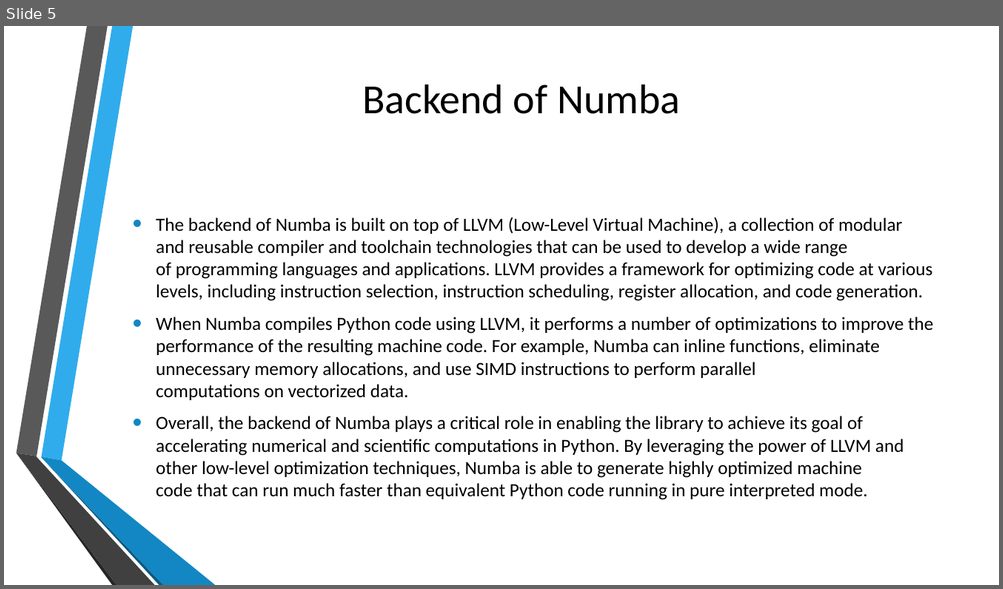
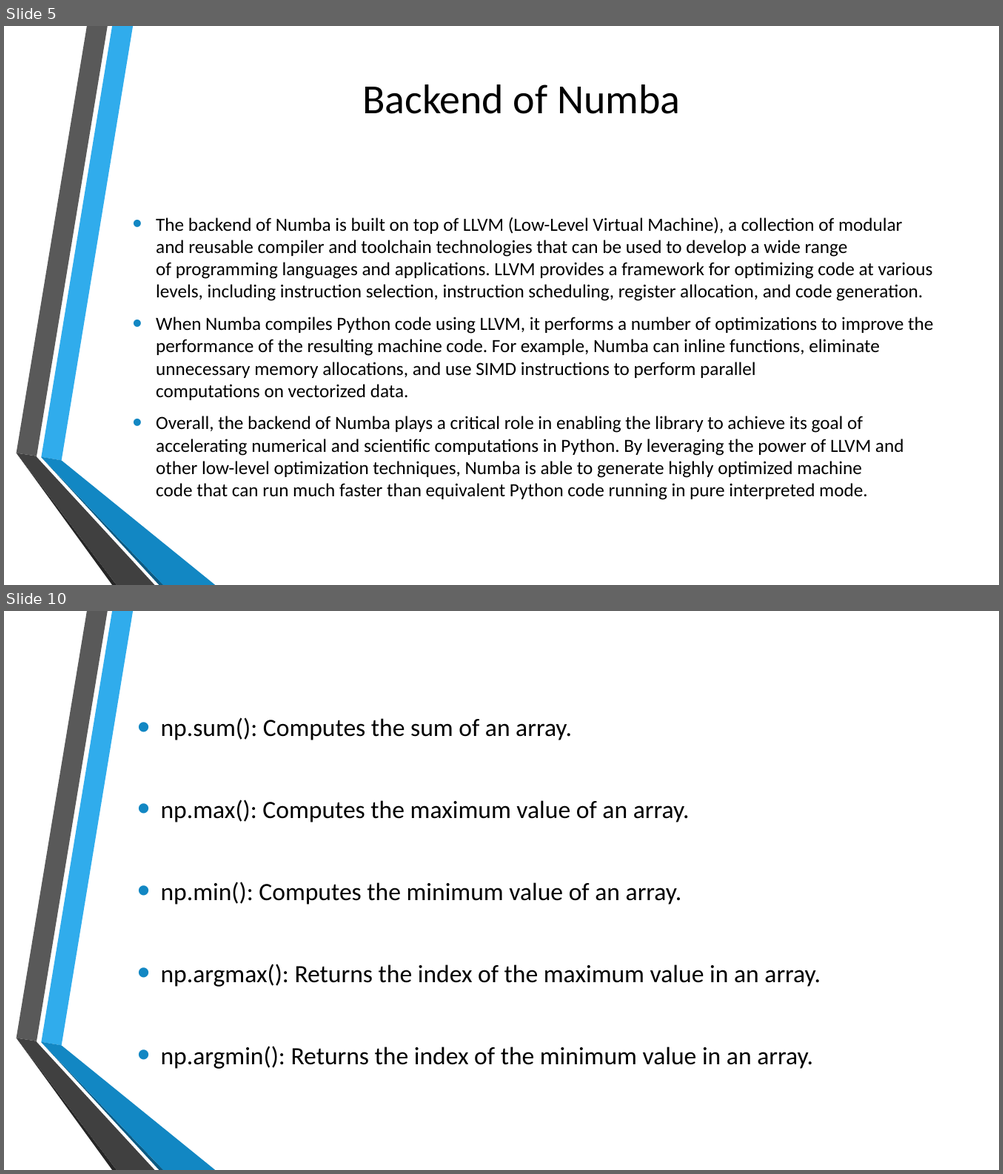
Before and after one commit to DevNerds2020/Numba-Numpy, a slide deck: Numba-Numpy.pptx. Shown one above the other, each under a label of ours: slide 5 before the commit, slides 5 and 10 after it; the slides between them are not shown. The pictures are 1003x589 and 1003x1174 pixels, drawn with LibreOffice and Linux fonts; fonts in the diff are those of the drawing; background and template pictures are left out. Boxes give left, top, right and bottom in pixels: in the first picture for what was removed or moved away, otherwise in the second. Text is boxed around its words. In the diff, an @@ line names an element or a change of style, - is before the commit and + after.

```diff
--- a/Numba-Numpy.pptx
+++ b/Numba-Numpy.pptx
@@ slide 10 added at [4, 611, 999, 1170], background picture (left out); not listed: 6 template elements that a slide beside it also shows @@
@@ text added at [161, 718, 820, 1069], 24 pt, text #000000 @@
+• np.sum(): Computes the sum of an array.
+• np.max(): Computes the maximum value of an array.
+• np.min(): Computes the minimum value of an array.
+• np.argmax(): Returns the index of the maximum value in an array.
+• np.argmin(): Returns the index of the minimum value in an array.
```
Also in this commit, not shown: 1 slide changed, 4 other slides added, 3 other files.
